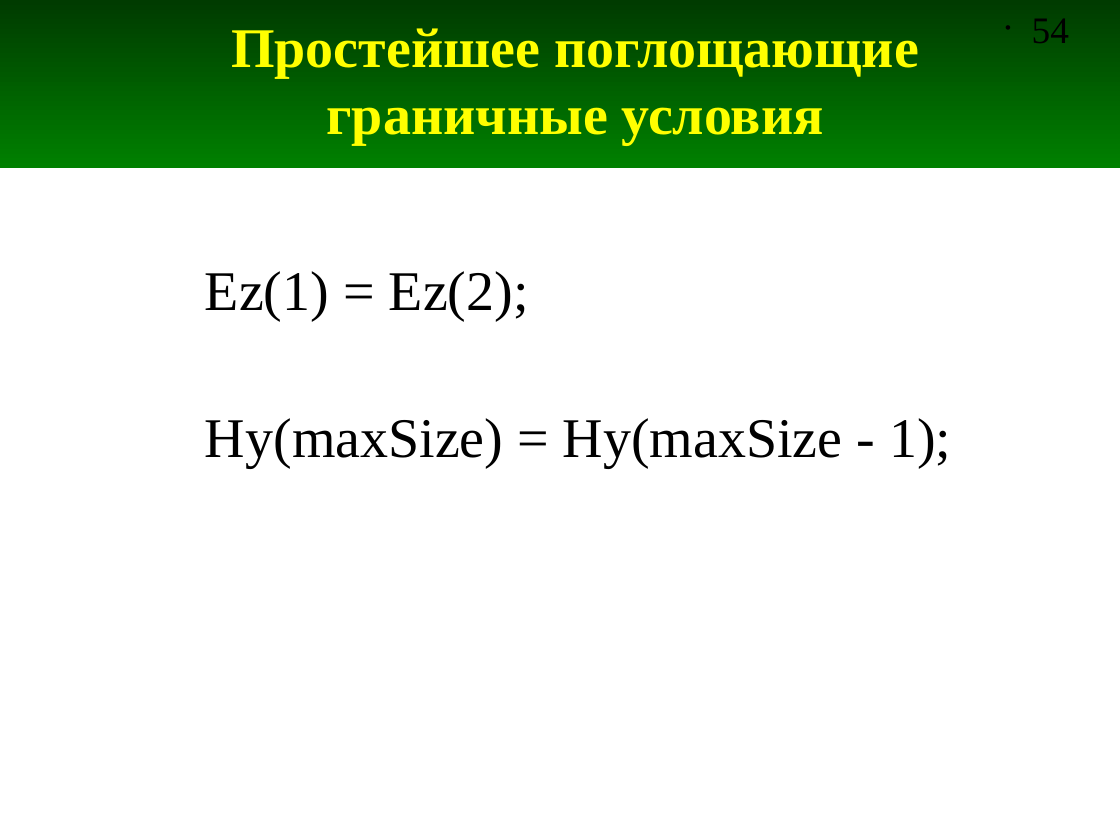
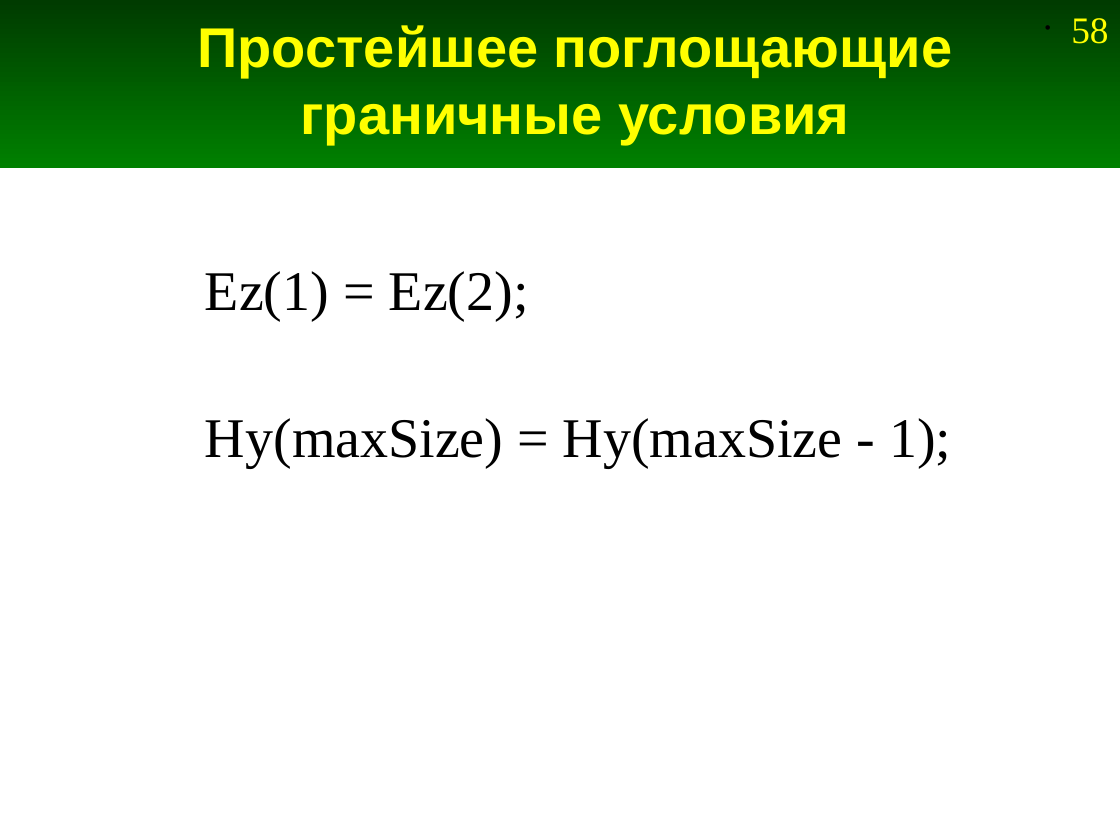
Before and after one commit to andris0147sv/modelling, a slide deck: slide 58 of presentations/2. FDTD.odp (slide 54 before the commit). Drawn at 1120x840 pixels with LibreOffice and Linux fonts; fonts in the diff are those of the drawing. Boxes give left, top, right and bottom in pixels: in the first picture for what was removed or moved away, otherwise in the second. Text is boxed around its words. In the diff, an @@ line names an element or a change of style, - is before the commit and + after.

```diff
--- a/presentations/2. FDTD.odp
+++ b/presentations/2. FDTD.odp
@@ title "Простейшее поглощающие граничные условия" at bbox=[198, 25, 952, 144]: font Times New Roman to Arial @@
@@ page number removed at bbox=[1032, 18, 1069, 43] @@
-• 54
@@ page number added at bbox=[1071, 18, 1108, 44], 24 pt, text #FFFF00 @@
+• 58
```
Also in this commit, not shown: 253 other slides changed, 4 slides added, 6 other files.
